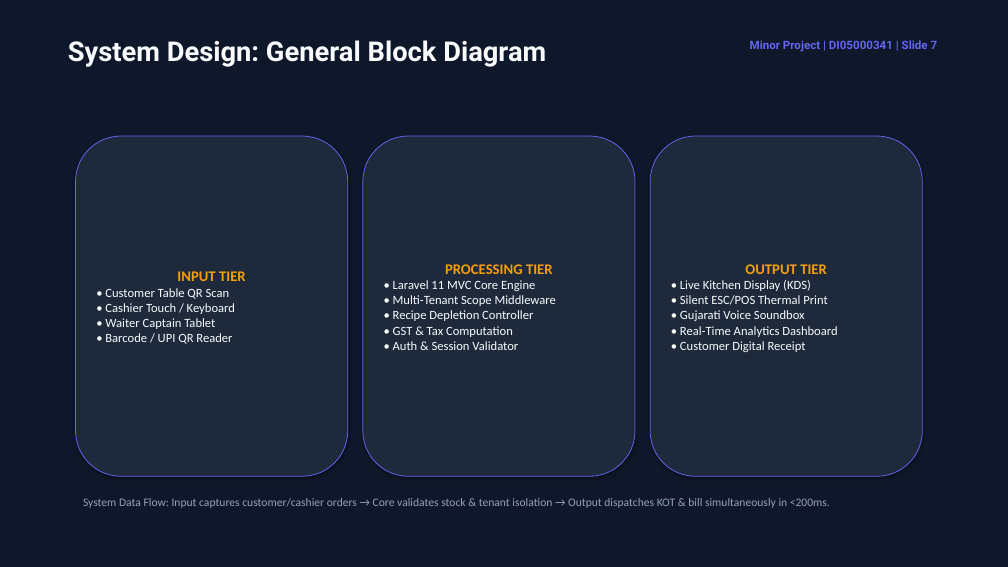
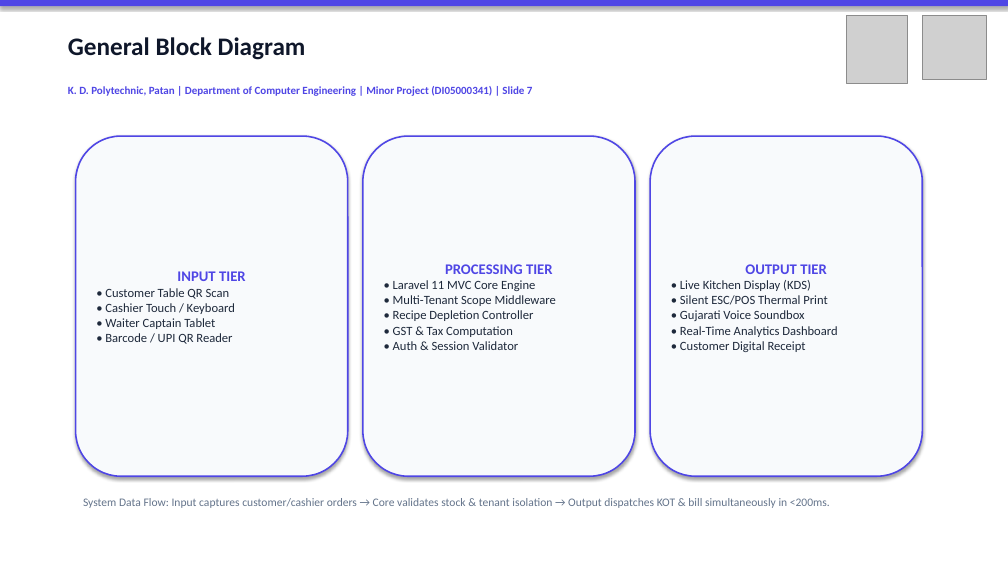
Before and after one commit to Shubh-Patel-07/DineFlow-AI, a slide deck: slide 7 of docs/DineFlow_AI_GTU_Minor_Project_Presentation.pptx. Drawn at 1008x567 pixels with LibreOffice and Linux fonts; fonts in the diff are those of the drawing; grey boxes stand for pictures. Boxes give left, top, right and bottom in pixels: in the first picture for what was removed or moved away, otherwise in the second. Text is boxed around its words. In the diff, an @@ line names an element or a change of style, - is before the commit and + after.

Commit message:
docs(gtu): embed official GTU and KDP Patan logos, light academic theme presentation, and exact chapter page breaks

```diff
--- a/docs/DineFlow_AI_GTU_Minor_Project_Presentation.pptx
+++ b/docs/DineFlow_AI_GTU_Minor_Project_Presentation.pptx
@@ rectangle at [0,0,1008,567]: fill #0F172A to #FFFFFF @@
@@ rectangle added at [0,0,1008,6], fill #4F46E5 @@
@@ picture added at [847,15,907,83] @@
@@ picture added at [923,15,987,79] @@
@@ text at [68,37,306,60]: text changed; size 26 to 24 pt; font Roboto to Calibri; text colour #F8FAFC to #0F172A @@
-System Design: General Block Diagram
+General Block Diagram
@@ text removed at [750,40,938,52] @@
-Minor Project | DI05000341 | Slide 7
@@ text added at [68,86,533,96], 10.5 pt, text #4F46E5, bold @@
+K. D. Polytechnic, Patan | Department of Computer Engineering | Minor Project (DI05000341) | Slide 7
@@ rounded rectangle "INPUT TIER" at [76,136,348,476]: text colour #F59E0B to #4F46E5 in "INPUT TIER"; text colour #F8FAFC to #1E293B; fill #1E293B to #F8FAFC; outline #6366F1 0.75 pt to #4F46E5 1.5 pt @@
@@ rounded rectangle "PROCESSING TIER" at [363,136,635,476]: text colour #F59E0B to #4F46E5 in "PROCESSING TIER"; text colour #F8FAFC to #1E293B in "• Laravel 11 MVC Core Engine • ..."; fill #1E293B to #F8FAFC; outline #6366F1 0.75 pt to #4F46E5 1.5 pt @@
@@ rounded rectangle "OUTPUT TIER" at [650,136,923,476]: text colour #F59E0B to #4F46E5 in "OUTPUT TIER"; text colour #F8FAFC to #1E293B; fill #1E293B to #F8FAFC; outline #6366F1 0.75 pt to #4F46E5 1.5 pt @@
@@ text "System Data Flow: Input captures ..." at [83,498,830,508]: text colour #94A3B8 to #64748B @@
```
Also in this commit, not shown: 16 other slides changed, 5 other files.
